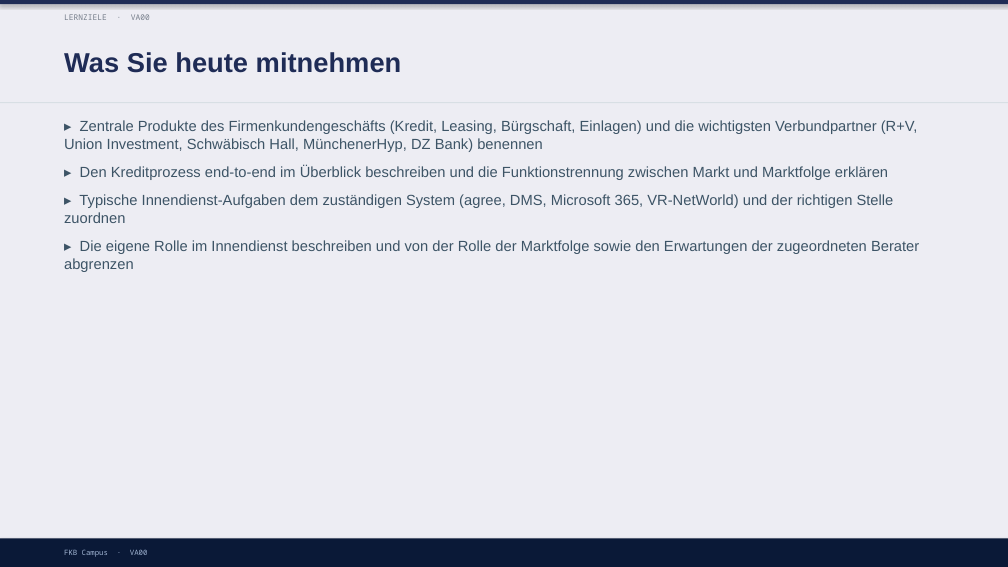
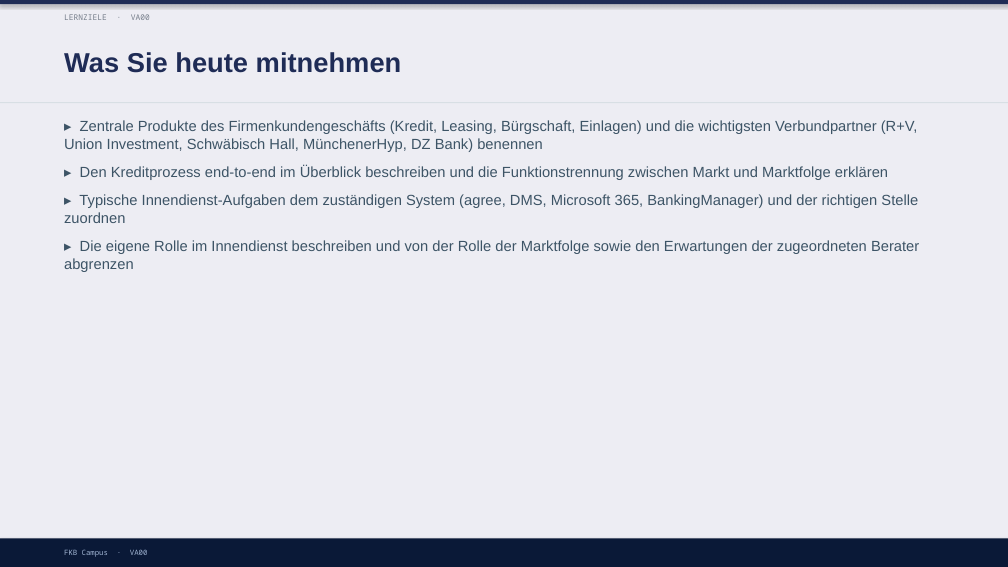
Before and after one commit to ck5rqc47pr-byte/firmenkundenakademie-online, a slide deck: slide 3 of protected-downloads/praesentation/VA00.pptx. Drawn at 1008x567 pixels with LibreOffice and Linux fonts; fonts in the diff are those of the drawing. Boxes give left, top, right and bottom in pixels: in the first picture for what was removed or moved away, otherwise in the second. Text is boxed around its words. In the diff, an @@ line names an element or a change of style, - is before the commit and + after.

```diff
--- a/protected-downloads/praesentation/VA00.pptx
+++ b/protected-downloads/praesentation/VA00.pptx
@@ text at box(64, 194, 918, 223): text changed @@
-▸ Typische Innendienst-Aufgaben dem zuständigen System (agree, DMS, Microsoft 365, VR-NetWorld) und der richtigen Stelle zuordnen
+▸ Typische Innendienst-Aufgaben dem zuständigen System (agree, DMS, Microsoft 365, BankingManager) und der richtigen Stelle zuordnen
```
Also in this commit, not shown: 1 other slide changed, 54 other files.
